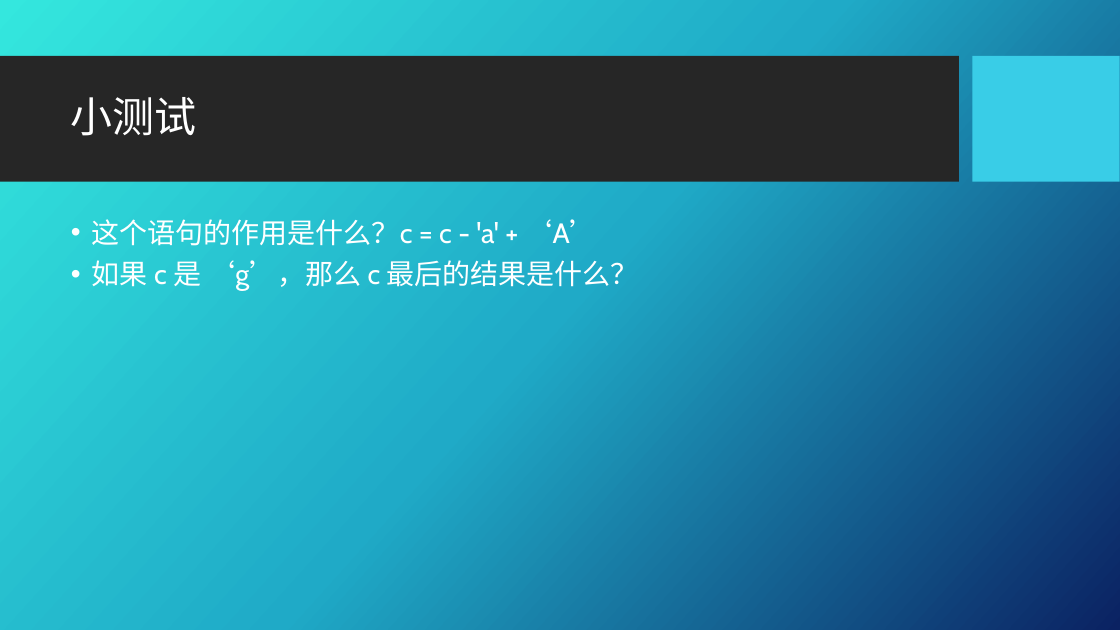
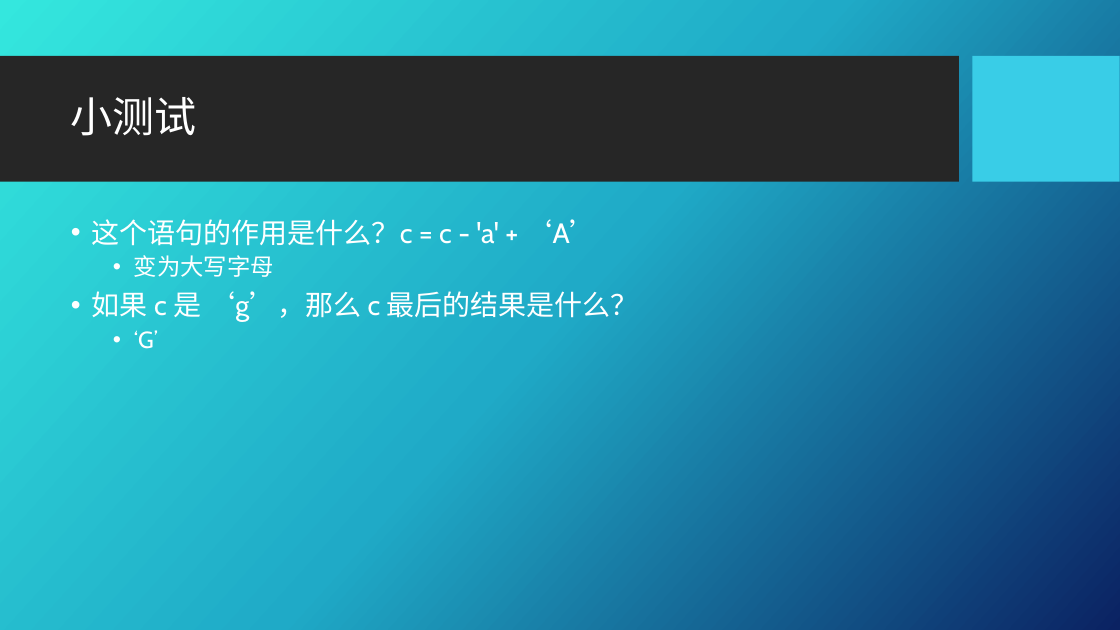
Before and after one commit to Applevegetable/note, a slide deck: slide 14 of PPT/Go 09.pptx. Drawn at 1120x630 pixels with LibreOffice and Linux fonts; fonts in the diff are those of the drawing; background and template pictures are left out. Boxes give left, top, right and bottom in pixels: in the first picture for what was removed or moved away, otherwise in the second. Text is boxed around its words. In the diff, an @@ line names an element or a change of style, - is before the commit and + after.

```diff
--- a/PPT/Go 09.pptx
+++ b/PPT/Go 09.pptx
@@ text at (134, 255, 274, 277): paragraph added @@
+  • 变为大写字母
@@ text at (134, 330, 158, 349): paragraph added @@
+  • ‘G’
```
Also in this commit, not shown: 2 other slides changed, 13 other files.
